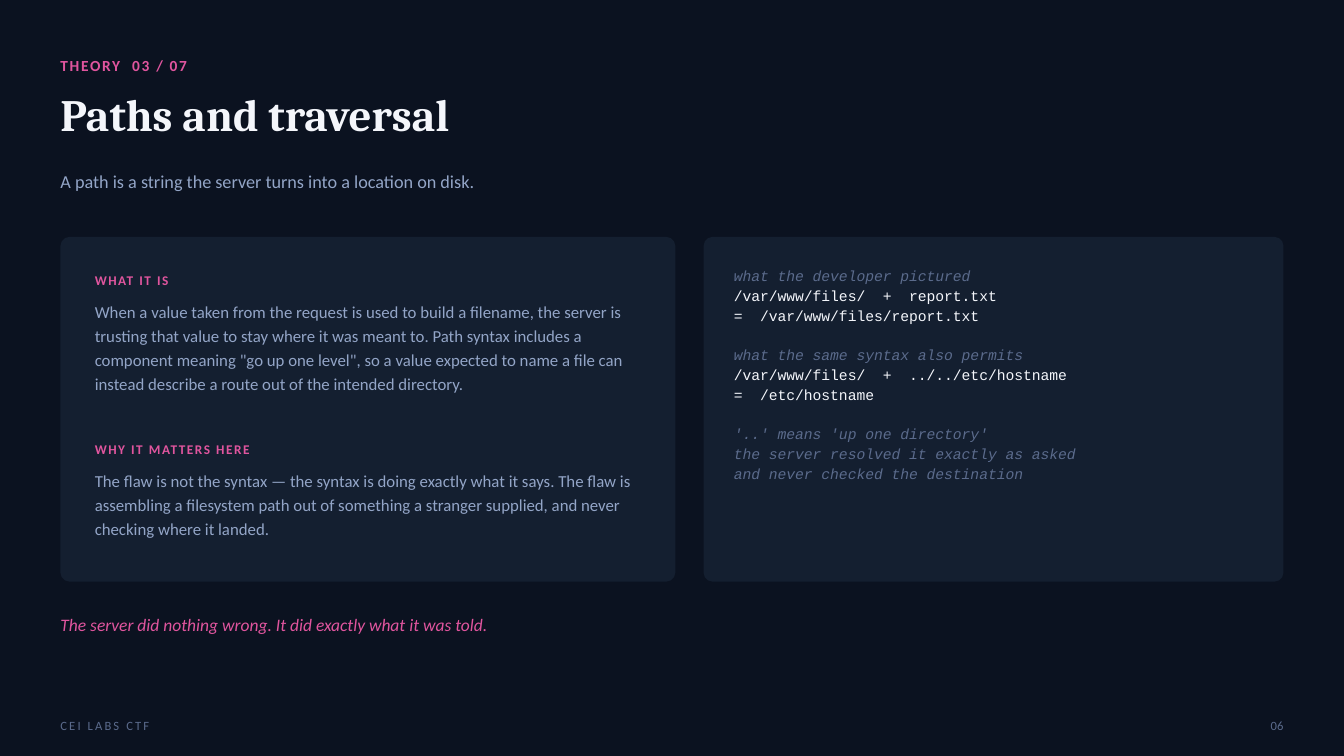
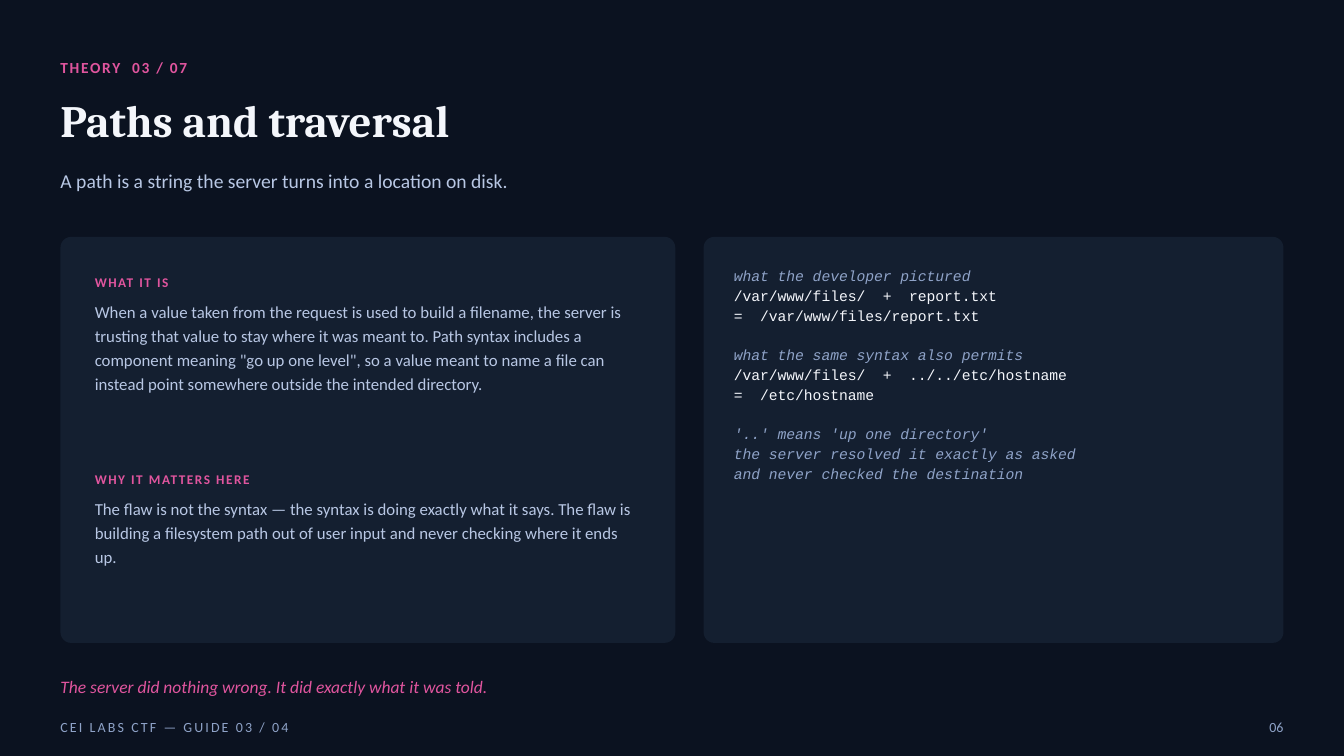
Before and after one commit to stoptalkingishh/cei-labs-event, a slide deck: slide 6 of presentation/game-guides/CEI-Labs-Game-Guide-03-Natas.pptx. Drawn at 1344x756 pixels with LibreOffice and Linux fonts; fonts in the diff are those of the drawing. Boxes give left, top, right and bottom in pixels: in the first picture for what was removed or moved away, otherwise in the second. Text is boxed around its words. In the diff, an @@ line names an element or a change of style, - is before the commit and + after.

```diff
--- a/presentation/game-guides/CEI-Labs-Game-Guide-03-Natas.pptx
+++ b/presentation/game-guides/CEI-Labs-Game-Guide-03-Natas.pptx
@@ text "A path is a string ..." at bbox=[60, 174, 507, 192]: size 13 to 14 pt, text colour #93A5C7 to #B8C7E4 @@
@@ rounded rectangle: place and size @@
-rounded rectangle at bbox=[60, 237, 676, 582]
+rounded rectangle at bbox=[60, 237, 676, 643]
@@ rounded rectangle: place and size @@
-rounded rectangle at bbox=[704, 237, 1284, 582]
+rounded rectangle at bbox=[704, 237, 1284, 643]
@@ text at bbox=[734, 271, 1076, 479]: text colour #5B6B8C to #8FA3C8 in "what the developer pictured", "what the same syntax also permits", "'..' means 'up one directory'", "the server resolved it exactly as asked" and 1 more places @@
@@ text at bbox=[95, 306, 621, 393]: text changed; text colour #93A5C7 to #B8C7E4 @@
-When a value taken from the request is used to build a filename, the server is trusting that value to stay where it was meant to. Path syntax includes a component meaning "go up one level", so a value expected to name a file can instead describe a route out of the intended directory.
+When a value taken from the request is used to build a filename, the server is trusting that value to stay where it was meant to. Path syntax includes a component meaning "go up one level", so a value meant to name a file can instead point somewhere outside the intended directory.
@@ text "WHY IT MATTERS HERE": place and size @@
-text "WHY IT MATTERS HERE" at bbox=[95, 437, 641, 463]
+text "WHY IT MATTERS HERE" at bbox=[95, 465, 641, 491]
@@ text at bbox=[95, 503, 630, 566]: text changed; text colour #93A5C7 to #B8C7E4 @@
-The flaw is not the syntax — the syntax is doing exactly what it says. The flaw is assembling a filesystem path out of something a stranger supplied, and never checking where it landed.
+The flaw is not the syntax — the syntax is doing exactly what it says. The flaw is building a filesystem path out of user input and never checking where it ends up.
@@ line spacing 1 to 1.2 in 5 elements at bbox=[60, 50, 1284, 81], bbox=[60, 106, 450, 138], bbox=[95, 267, 641, 293], bbox=[95, 465, 641, 491], bbox=[60, 681, 487, 696] @@
@@ text "The server did nothing wrong. ...": place and size @@
-text "The server did nothing wrong. ..." at bbox=[60, 619, 487, 634]
+text "The server did nothing wrong. ..." at bbox=[60, 681, 487, 696]
@@ text "06" at bbox=[1269, 722, 1283, 732]: size 9 to 10 pt, text colour #5B6B8C to #8FA3C8; line spacing 1 to 1.2 @@
@@ text at bbox=[60, 723, 288, 732]: text changed; size 9 to 10 pt; text colour #5B6B8C to #8FA3C8 @@
-CEI LABS CTF
+CEI LABS CTF — GUIDE 03 / 04
```
Also in this commit, not shown: 12 other slides changed, 2 other files.
